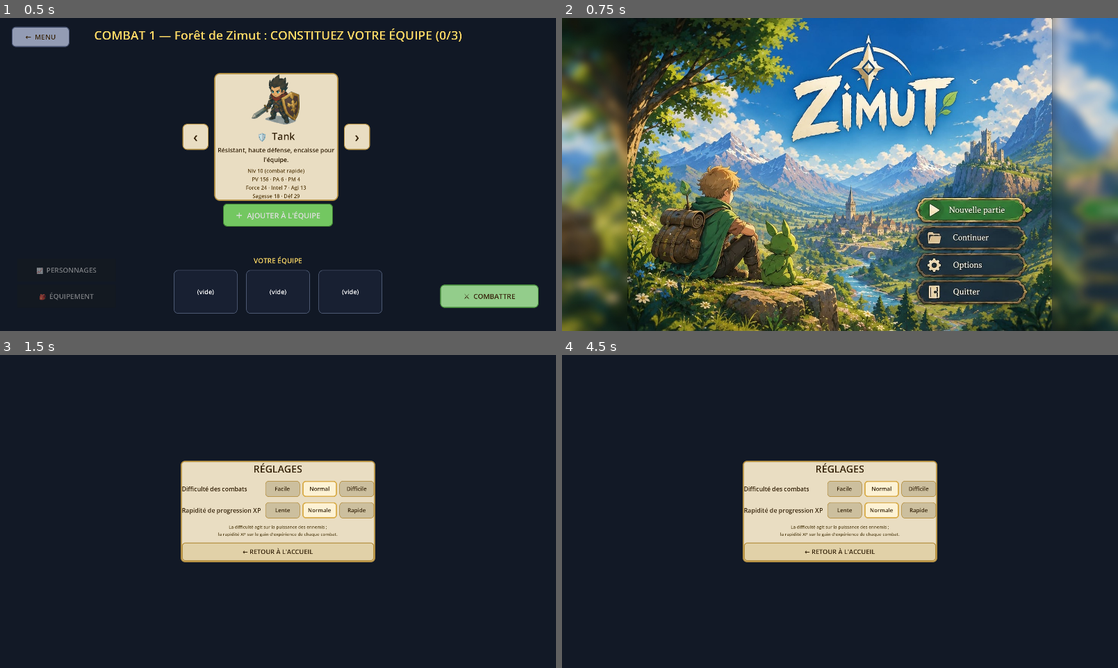
Above: before the commit, frames 1-4 (two rows, left to right).
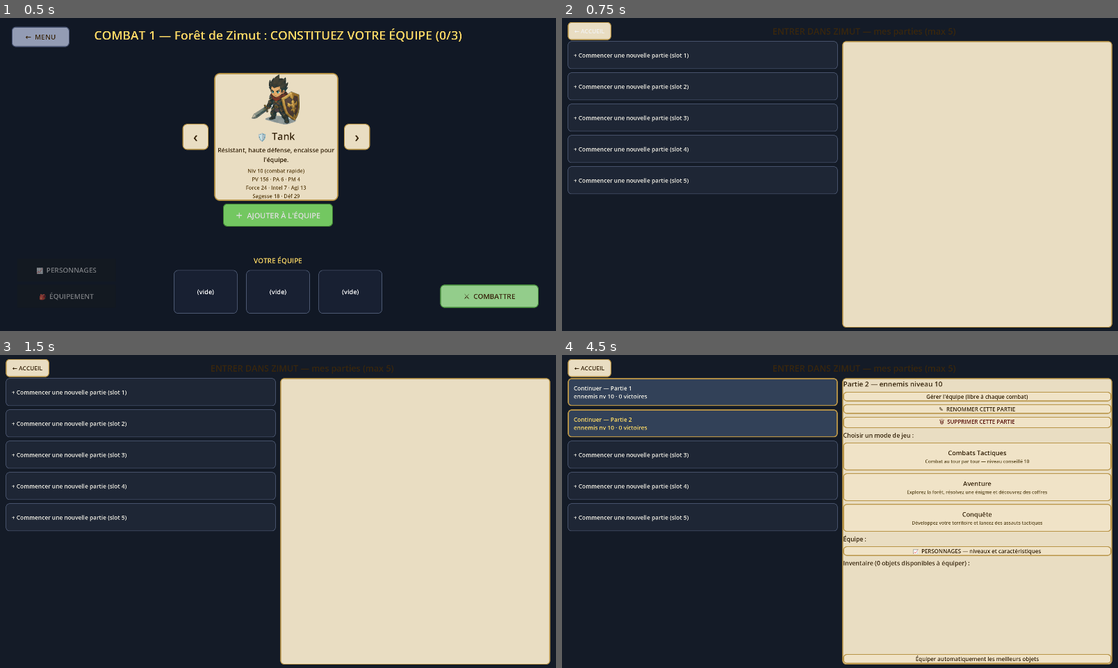
Above: after the commit, the same moments.

Repository: CharlieG42/Zimut
Game: Godot game, scene res://scenes/TeamSelection.tscn
Two runs of this game, one before a commit and one after it. Both use one fixed random seed, a clock stepped at 60 frames per second and the inputs below. This scene is started directly instead of the project's main scene.
Inputs (mouse positions are in pixels of both pictures, inside the frame that each line leads up to):
- Up to frame 1 (0.5 s): no input
- Up to frame 2 (0.75 s): click "← MENU" at 0.5 s
- Up to frame 3 (1.5 s): click (411, 602) at 1.27 s
- Up to frame 4 (4.5 s): click (878, 489) at 2 s, where only the run before the commit has a clickable "Normal"; click (878, 489) at 2.75 s, where only the run before the commit has a clickable "Normal"; click (701, 392) at 3.5 s, where only the run after the commit has a clickable "+ Commencer une nouvelle part…"; click (701, 423) at 4.25 s, where only the run after the commit has a clickable "+ Commencer une nouvelle part…"

Frame 1 is identical in both runs. In frame 2, 92% of the frame differs, in the area x 0-100%, y 0-100%; in frame 3, 50%; in frame 4, 58%.

Commit message:
Normalize navigation: MENU returns to the saves window, Accueil goes home
Navigation audit across all windows:
- Team selection (UI + manager), Settings: the MENU button now returns to
  the save slots window instead of the home screen.
- Save slots window: the button is renamed '← ACCUEIL' and keeps going to
  the home screen (the only entry point to it).
- Conquest map: '← RETOUR AUX MODES' relabelled '← MENU' (already went to
  the saves window, now consistent with the other windows).
- Battle-end 'Mes parties / Progression' and campaign maps unchanged
  (already correct).
- test_replay updated to check the MENU button returns to the saves window.

Co-authored-by: CharlieG42 <CharlieG42@users.noreply.github.com>

Diff:
--- a/prototype/zimut/scripts/ConquestMapUI.gd
+++ b/prototype/zimut/scripts/ConquestMapUI.gd
@@ -126,7 +126,7 @@
 	note.add_theme_color_override("font_color", GOLD)
 	box.add_child(note)
 	var back := Button.new()
-	back.text = "← RETOUR AUX MODES"
+	back.text = "← MENU"
 	back.custom_minimum_size.y = 50
 	back.pressed.connect(_back_to_save)
 	box.add_child(back)
--- a/prototype/zimut/scripts/SaveSlotsUI.gd
+++ b/prototype/zimut/scripts/SaveSlotsUI.gd
@@ -49,7 +49,7 @@
 	_root.add_child(top)
 
 	var back := Button.new()
-	back.text = "← MENU"
+	back.text = "← ACCUEIL"
 	back.custom_minimum_size = Vector2(150, 56)
 	back.add_theme_font_size_override("font_size", 20)
 	back.add_theme_color_override("font_color", COL_TXT)
--- a/prototype/zimut/scripts/SettingsUI.gd
+++ b/prototype/zimut/scripts/SettingsUI.gd
@@ -51,14 +51,14 @@
 	box.add_child(hint)
 
 	var back := Button.new()
-	back.text = "← RETOUR À L'ACCUEIL"
+	back.text = "← MENU"
 	back.custom_minimum_size = Vector2(0, 64)
 	back.add_theme_font_size_override("font_size", 22)
 	back.add_theme_color_override("font_color", COL_TXT)
 	back.add_theme_stylebox_override("normal", _flat(Color(0.88, 0.82, 0.66), COL_BORDER, 12, 3))
 	back.add_theme_stylebox_override("hover", _flat(Color(0.99, 0.95, 0.83), COL_BORDER, 12, 3))
 	back.pressed.connect(func() -> void:
-		get_tree().change_scene_to_file("res://scenes/MainMenu.tscn"))
+		get_tree().change_scene_to_file("res://scenes/SaveSlots.tscn"))
 	box.add_child(back)
 
 ## Une ligne de réglage : libellé à gauche, groupe d'options à droite.
--- a/prototype/zimut/scripts/TeamSelectionManager.gd
+++ b/prototype/zimut/scripts/TeamSelectionManager.gd
@@ -212,7 +212,7 @@
 			start_button.pressed.disconnect(_on_start_combat)
 		start_button.pressed.connect(_on_start_combat)
 		start_button.disabled = true
-	# Retour au menu
+	# Retour à la fenêtre des parties
 	var back_btn := Button.new()
 	back_btn.text = "← MENU"
 	back_btn.add_theme_font_size_override("font_size", 22)
@@ -222,7 +222,7 @@
 	back_btn.pressed.connect(func() -> void:
 		GameManager.active_save = {}
 		GameManager.active_slot = -1
-		get_tree().change_scene_to_file("res://scenes/MainMenu.tscn"))
+		get_tree().change_scene_to_file("res://scenes/SaveSlots.tscn"))
 	add_child(back_btn)
 
 	# Bouton d'équipement (visible si une partie active avec inventaire existe)
--- a/prototype/zimut/scripts/TeamSelectionUI.gd
+++ b/prototype/zimut/scripts/TeamSelectionUI.gd
@@ -365,12 +365,12 @@
 
 	refresh()
 
-## Retour au menu principal (sauvegarde déjà écrite à chaque modification).
+## Retour à la fenêtre des parties (sauvegarde déjà écrite à chaque modification).
 func _on_back() -> void:
 	back_requested.emit()
 	if GameManager.active_slot >= 0 and not GameManager.active_save.is_empty():
 		ProgressionManager.write_save(GameManager.active_slot, GameManager.active_save)
-	get_tree().change_scene_to_file("res://scenes/MainMenu.tscn")
+	get_tree().change_scene_to_file("res://scenes/SaveSlots.tscn")
 
 
 ## Sélecteur de combat : rejouer un combat déjà gagné (XP réduite si plus bas que le niveau
--- a/prototype/zimut/tests/test_replay.gd
+++ b/prototype/zimut/tests/test_replay.gd
@@ -44,9 +44,9 @@
 	check(data["inventory"].size() > inv_before, "loots en rejouant")
 	check(bool(data["last_result"]["replay"]), "résultat marqué « rejoué »")
 	check(pm.select_fight(data, 99) == 7 and pm.selected_fight_number(data) == 7, "sélection plafonnée à la frontière")
-	# Bouton MENU : le script de sélection d'équipe expose bien le retour vers le menu
+	# Bouton MENU : le script de sélection d'équipe expose bien le retour vers les parties
 	var src: String = FileAccess.get_file_as_string("res://scripts/TeamSelectionUI.gd")
-	check(src.contains("MainMenu.tscn"), "le bouton MENU change de scène")
+	check(src.contains("SaveSlots.tscn"), "le bouton MENU revient à la fenêtre des parties")
 	# Caractéristiques bonus PA / PM / PO : 3 niveaux max, 4 points par niveau, plafonds
 	var ent: Dictionary = pm.roster_entry(data, "Tank")
 	ent["unspent"] = 40
